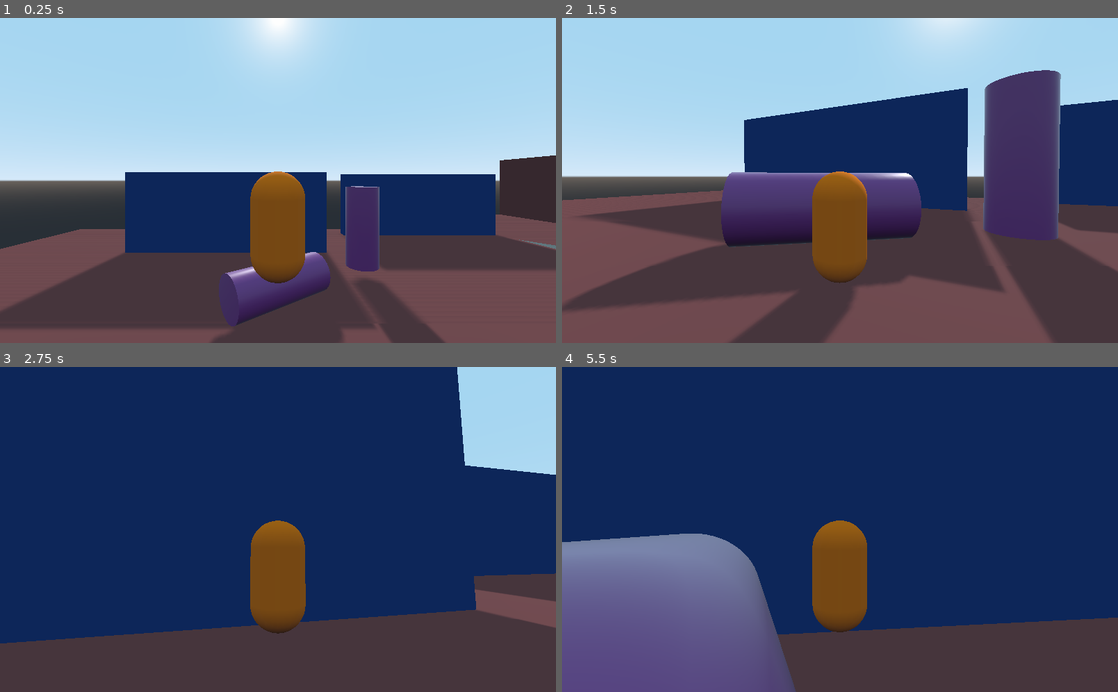
Above: before the commit, frames 1-4 (two rows, left to right).
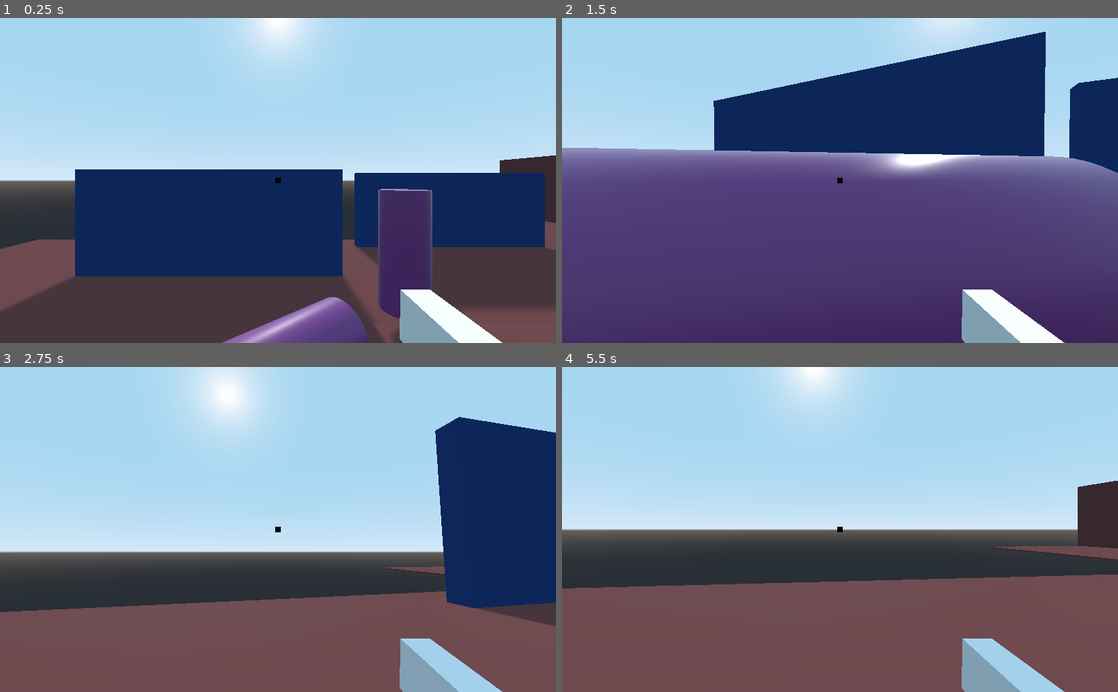
Above: after the commit, the same moments.

Repository: 9JIMIN/fps-game
Game: Godot game, scene res://Main.tscn
Same seed, same stepped clock (60 frames per second), same inputs: the game is played once before the commit and once after it.
Inputs (mouse positions are in pixels of both pictures, inside the frame that each line leads up to):
- Up to frame 1 (0.25 s): no input
- Up to frame 2 (1.5 s): move the mouse to (867, 180) at 0.52 s; press the mouse at (867, 180) at 0.53 s; hold W (move_forward) from 0.53 s (still down); tap Space (jump) at 0.77 s; move the mouse to (812, 180) at 1.27 s; release the mouse at (812, 180) at 1.28 s; click (812, 180) at 1.35 s
- Up to frame 3 (2.75 s): keep holding W (move_forward); tap Space (jump) at 1.52 s; move the mouse to (289, 523) at 2.02 s; press the mouse at (289, 523) at 2.03 s
- Up to frame 4 (5.5 s): keep holding W (move_forward); move the mouse to (834, 536) at 2.77 s; release the mouse at (834, 536) at 2.78 s; click (834, 536) at 2.85 s; tap Space (jump) at 3.02, 3.77, 4.52 s; move the mouse to (878, 532) at 3.52 s; press the mouse at (878, 532) at 3.53 s; move the mouse to (795, 526) at 4.27 s; release the mouse at (795, 526) at 4.28 s; click (795, 526) at 4.35 s; move the mouse to (845, 529) at 5.02 s; press the mouse at (845, 529) at 5.03 s

The runs differ from the first frame. In frame 1, 27% of the frame differs, in the area x 0-100%, y 46-100%; in frame 2, 67%; in frame 3, 89%; in frame 4, 100%, in the area x 0-100%, y 0-100%.

Commit message:
Add hit span weapon

Diff:
--- /dev/null
+++ b/Bullet.gd
@@ -0,0 +1,19 @@
+extends RigidBody
+
+var shoot = false
+const DAMAGE = 50
+const SPEED = 10
+
+func _ready():
+	set_as_toplevel(true)
+
+func _physics_process(delta):
+	if shoot:
+		apply_impulse(transform.basis.z, -transform.basis.z)
+
+func _on_Area_body_entered(body):
+	if body.is_in_group('Enemy'):
+		body.health -= DAMAGE
+		queue_free()
+	else:
+		queue_free()
--- /dev/null
+++ b/Bullet.tscn
@@ -0,0 +1,37 @@
+[gd_scene load_steps=6 format=2]
+
+[ext_resource path="res://Bullet.gd" type="Script" id=1]
+
+[sub_resource type="CapsuleMesh" id=1]
+radius = 0.05
+mid_height = 0.1
+radial_segments = 8
+rings = 2
+
+[sub_resource type="SpatialMaterial" id=2]
+albedo_color = Color( 0.6, 0.254902, 0.0862745, 1 )
+
+[sub_resource type="CapsuleShape" id=3]
+radius = 0.05
+height = 0.1
+
+[sub_resource type="CapsuleShape" id=4]
+radius = 0.06
+height = 0.1
+
+[node name="Bullet" type="RigidBody"]
+gravity_scale = 0.0
+script = ExtResource( 1 )
+
+[node name="MeshInstance" type="MeshInstance" parent="."]
+mesh = SubResource( 1 )
+material/0 = SubResource( 2 )
+
+[node name="CollisionShape" type="CollisionShape" parent="."]
+shape = SubResource( 3 )
+
+[node name="Area" type="Area" parent="."]
+
+[node name="CollisionShape" type="CollisionShape" parent="Area"]
+shape = SubResource( 4 )
+[connection signal="body_entered" from="Area" to="." method="_on_Area_body_entered"]
--- /dev/null
+++ b/Enemy.gd
@@ -0,0 +1,10 @@
+extends KinematicBody
+
+var health = 200
+
+func _ready():
+	pass
+
+func _process(delta):
+	if health <= 0:
+		queue_free()
--- /dev/null
+++ b/Enemy.tscn
@@ -0,0 +1,24 @@
+[gd_scene load_steps=5 format=2]
+
+[ext_resource path="res://Enemy.gd" type="Script" id=1]
+
+[sub_resource type="CubeMesh" id=1]
+size = Vector3( 2, 3, 2 )
+
+[sub_resource type="SpatialMaterial" id=2]
+albedo_color = Color( 0.890196, 0.0823529, 0.482353, 1 )
+
+[sub_resource type="ConvexPolygonShape" id=3]
+points = PoolVector3Array( -1, 1.5, 1, 1, 1.5, -1, 1, 1.5, 1, -1, 1.5, -1, -1, -1.5, 1, 1, -1.5, -1, 1, -1.5, 1, -1, -1.5, -1, 1, 1.5, 1, -1, 1.5, -1, 1, 1.5, -1, -1, 1.5, 1, 1, -1.5, 1, -1, -1.5, -1, 1, -1.5, -1, -1, -1.5, 1, 1, 1.5, 1, -1, -1.5, 1, -1, 1.5, 1, 1, -1.5, 1, 1, 1.5, -1, -1, -1.5, -1, -1, 1.5, -1, 1, -1.5, -1 )
+
+[node name="Enemy" type="KinematicBody" groups=[
+"Enemy",
+]]
+script = ExtResource( 1 )
+
+[node name="MeshInstance" type="MeshInstance" parent="."]
+mesh = SubResource( 1 )
+material/0 = SubResource( 2 )
+
+[node name="CollisionShape" type="CollisionShape" parent="."]
+shape = SubResource( 3 )
--- a/Main.tscn
+++ b/Main.tscn
@@ -1,7 +1,8 @@
-[gd_scene load_steps=3 format=2]
+[gd_scene load_steps=4 format=2]
 
 [ext_resource path="res://Level.tscn" type="PackedScene" id=1]
 [ext_resource path="res://Player.tscn" type="PackedScene" id=2]
+[ext_resource path="res://Enemy.tscn" type="PackedScene" id=3]
 
 [node name="Main" type="Spatial"]
 
@@ -9,3 +10,6 @@
 
 [node name="Player" parent="." instance=ExtResource( 2 )]
 transform = Transform( 1, 0, 0, 0, 1, 0, 0, 0, 1, 0, 11.8303, 0 )
+
+[node name="Enemy" parent="." instance=ExtResource( 3 )]
+transform = Transform( 1, 0, 0, 0, 1, 0, 0, 0, 1, 20, 4, -34 )
--- a/Player.gd
+++ b/Player.gd
@@ -22,6 +22,10 @@
 
 onready var camera = $CamRoot
 onready var ground_check = $GroundCheck
+onready var aimcast = $CamRoot/Camera/AimCast
+onready var muzzle = $CamRoot/Gun/Muzzle
+
+onready var bullet = preload("res://Bullet.tscn")
 
 func _ready():
 	Input.set_mouse_mode(Input.MOUSE_MODE_CAPTURED)
@@ -37,6 +41,16 @@
 	direction = Vector3()
 
 	full_contact = ground_check.is_colliding()
+
+	if Input.is_action_pressed("shoot"):
+		if aimcast.is_colliding():
+			var bullet = get_world().direct_space_state
+			var collision = bullet.intersect_ray(muzzle.global_transform.origin, aimcast.get_collision_point())
+#
+			if collision:
+				var target = collision.collider
+				if target.is_in_group("Enemy"):
+					target.health -= 50
 
 	if not is_on_floor():
 		gravity_vec += Vector3.DOWN * gravity * delta
--- a/Player.tscn
+++ b/Player.tscn
@@ -1,6 +1,8 @@
 [gd_scene load_steps=6 format=2]
 
 [ext_resource path="res://Player.gd" type="Script" id=1]
+
+[sub_resource type="CubeMesh" id=4]
 
 [sub_resource type="CapsuleMesh" id=1]
 mid_height = 2.0
@@ -11,15 +13,39 @@
 [sub_resource type="CapsuleShape" id=3]
 height = 2.0
 
-[sub_resource type="CubeMesh" id=4]
-
 [node name="Player" type="KinematicBody"]
 script = ExtResource( 1 )
 
 [node name="CamRoot" type="Spatial" parent="."]
 
 [node name="Camera" type="Camera" parent="CamRoot"]
-transform = Transform( 1, 0, 1.74846e-07, 0, 1, 0, -1.74846e-07, 0, 1, 0.00555539, 1.67001, 8.49864 )
+transform = Transform( 1, 0, 1.74846e-07, 0, 1, 0, -1.74846e-07, 0, 1, 0.00555539, 1.67001, -1.26594 )
+
+[node name="AimCast" type="RayCast" parent="CamRoot/Camera"]
+enabled = true
+cast_to = Vector3( 0, 0, -1000 )
+
+[node name="ColorRect" type="ColorRect" parent="CamRoot/Camera"]
+anchor_left = 0.5
+anchor_top = 0.5
+anchor_right = 0.5
+anchor_bottom = 0.5
+margin_left = -5.0
+margin_top = -5.0
+margin_right = 5.0
+margin_bottom = 5.0
+color = Color( 0.0235294, 0.00784314, 0.00784314, 1 )
+__meta__ = {
+"_edit_use_anchors_": false
+}
+
+[node name="Gun" type="MeshInstance" parent="CamRoot"]
+transform = Transform( 0.0972797, 0, 0, 0, 0.164889, -0.0105416, 0, 0.00173829, 0.999944, 0.909755, 0.77496, -1.80232 )
+mesh = SubResource( 4 )
+material/0 = null
+
+[node name="Muzzle" type="Spatial" parent="CamRoot/Gun"]
+transform = Transform( 1, 0, 0, 0, 1, 0, 0, 0, 1, 0, -0.0693822, -1.08522 )
 
 [node name="MeshInstance" type="MeshInstance" parent="."]
 transform = Transform( 1, 0, 0, 0, -1.62921e-07, -1, 0, 1, -1.62921e-07, 0, 0, 0 )
@@ -34,8 +60,3 @@
 transform = Transform( 1, 0, 0, 0, 1, 0, 0, 0, 1, 0, -2, 0 )
 enabled = true
 cast_to = Vector3( 0, -1.5, 0 )
-
-[node name="gun" type="MeshInstance" parent="."]
-transform = Transform( 0.0972797, 0, 0, 0, 0.164889, -0.0105416, 0, 0.00173829, 0.999944, 0.909755, 0.77496, -1.80232 )
-mesh = SubResource( 4 )
-material/0 = null
--- a/project.godot
+++ b/project.godot
@@ -46,6 +46,11 @@
 "events": [ Object(InputEventKey,"resource_local_to_scene":false,"resource_name":"","device":0,"alt":false,"shift":false,"control":false,"meta":false,"command":false,"pressed":false,"scancode":32,"unicode":0,"echo":false,"script":null)
  ]
 }
+shoot={
+"deadzone": 0.5,
+"events": [ Object(InputEventMouseButton,"resource_local_to_scene":false,"resource_name":"","device":0,"alt":false,"shift":false,"control":false,"meta":false,"command":false,"button_mask":0,"position":Vector2( 0, 0 ),"global_position":Vector2( 0, 0 ),"factor":1.0,"button_index":1,"pressed":false,"doubleclick":false,"script":null)
+ ]
+}
 
 [rendering]
 
